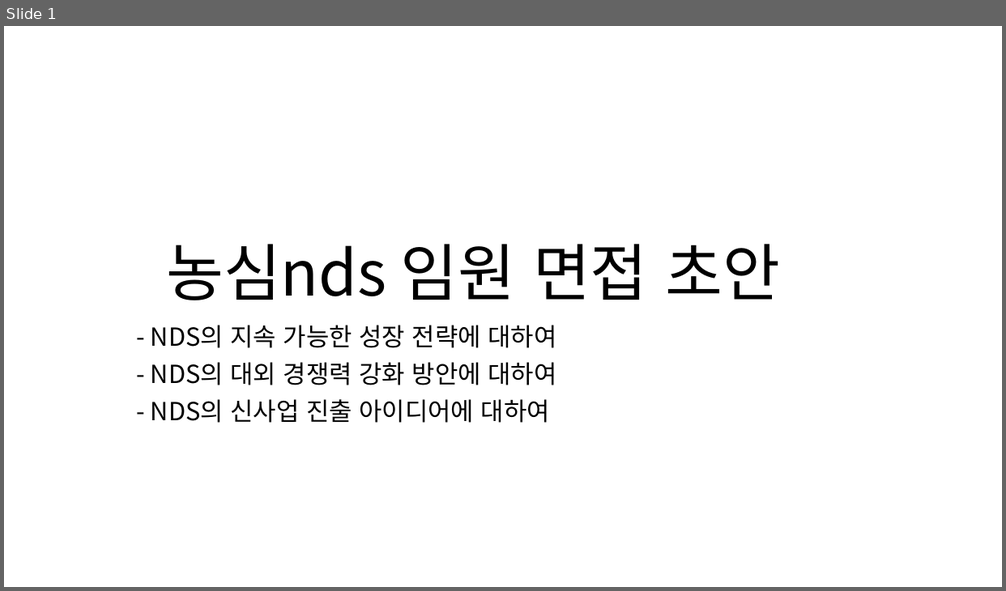
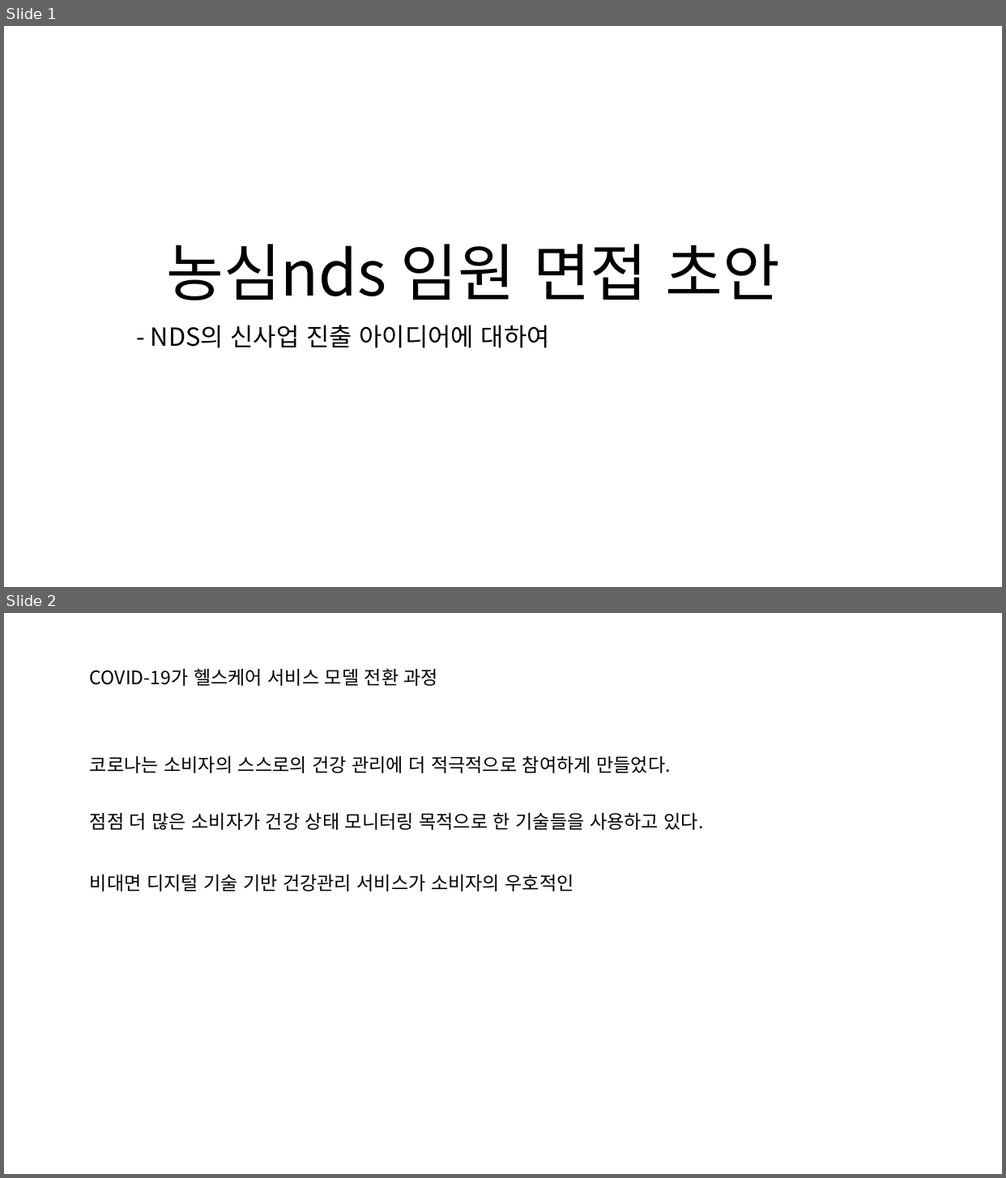
Before and after one commit to zdlghtjdz/codingtest, a slide deck: 공채관련_자료/농심 NDS/임원면접 초안.pptx. Shown one above the other, each under a label of ours: slide 1 before the commit, slides 1 and 2 after it. The pictures are 1006x591 and 1006x1178 pixels, drawn with LibreOffice and Linux fonts; fonts in the diff are those of the drawing. Boxes give left, top, right and bottom in pixels: in the first picture for what was removed or moved away, otherwise in the second. Text is boxed around its words. In the diff, an @@ line names an element or a change of style, - is before the commit and + after.

```diff
--- a/공채관련_자료/농심 NDS/임원면접 초안.pptx
+++ b/공채관련_자료/농심 NDS/임원면접 초안.pptx
@@ slide 2 added at <box>4,613,1002,1174</box>, background #FFFFFF @@
@@ text added at <box>90,668,439,686</box>, 18 pt, text #000000 @@
+COVID-19가 헬스케어 서비스 모델 전환 과정
@@ text added at <box>90,756,670,773</box>, 18 pt, text #000000 @@
+코로나는 소비자의 스스로의 건강 관리에 더 적극적으로 참여하게 만들었다.
@@ text added at <box>90,813,704,830</box>, 18 pt, text #000000 @@
+점점 더 많은 소비자가 건강 상태 모니터링 목적으로 한 기술들을 사용하고 있다.
@@ text added at <box>90,875,574,892</box>, 18 pt, text #000000 @@
+비대면 디지털 기술 기반 건강관리 서비스가 소비자의 우호적인
@@ slide 1 changed as well @@
@@ subtitle at <box>151,325,557,386</box>: paragraphs removed @@
-- NDS의 지속 가능한 성장 전략에 대하여
-- NDS의 대외 경쟁력 강화 방안에 대하여
```
Also in this commit, not shown: 2 other slides added, 1 slide removed, 3 other files.
